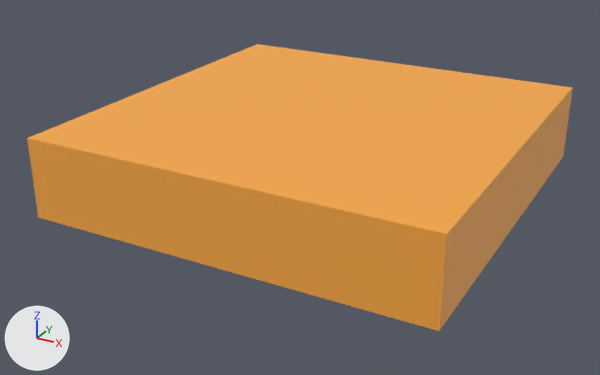
Before and after pictures for a commit that changed the FBX model Assets/Mapa/Jesien/autumn_tile_end.fbx.
Rendered twice from a 50 mm camera at (0.901, -1.761, 0.857) aimed at (-0.032, -0.063, 0.009). Every picture has the same lights, and +X, +Y and +Z are marked at lower left. Where no turn or scale is listed for an object, it has been applied to the vertices. Vertices at the same position are counted once.
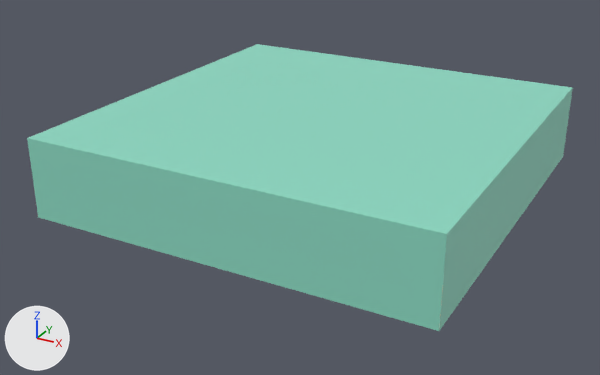
Changed parts and their boxes (x1, y1, x2, y2) in the pictures (600 x 375 px):
'Plane.001', recoloured (orange to green)
    both: (27, 138, 447, 331)
'Plane.002', recoloured
    both: (439, 88, 573, 331)
part 1 of me_id7_005, recoloured (orange to green)
    both: (27, 44, 572, 278)

Edits to the bpy script that builds the scene:
```text
Add mat_foliage_001:
    mat_foliage_001 = principled_material('foliage.001')
    mat_foliage_001.base_color = (0.267, 0.71, 0.553)  # green #8ddbc4
Change me_plane_001:
    where me_plane_001.from_pydata(...)  # 4 vertices, 1 face; spans x -0.5..0.5, y 0.0, z -0.1..0.1
    remove me_plane_001.materials.append(mat_material_002)  # orange #faa943
    add me_plane_001.materials.append(mat_foliage_001)  # green #8ddbc4
Change me_id7_005:
    where me_id7_005.from_pydata(...)  # 12 vertices, 20 faces; spans x -0.5..0.5, y -0.5..0.5, z 0.0..0.2
    used by ob_tile; location = (0.0, 0.0, 0.0)
    me_id7_005 part 1: all 10 faces that had it switch from mat_material_002 (orange #faa943) to mat_foliage_001 (green #8ddbc4)
Change me_plane_002:
    where me_plane_002.from_pydata(...)  # 4 vertices, 1 face; spans x 0.0, y -0.5..0.5, z -0.1..0.1
    remove me_plane_002.materials.append(mat_material_002)  # orange #faa943
    add me_plane_002.materials.append(mat_foliage_001)  # green #8ddbc4
```
